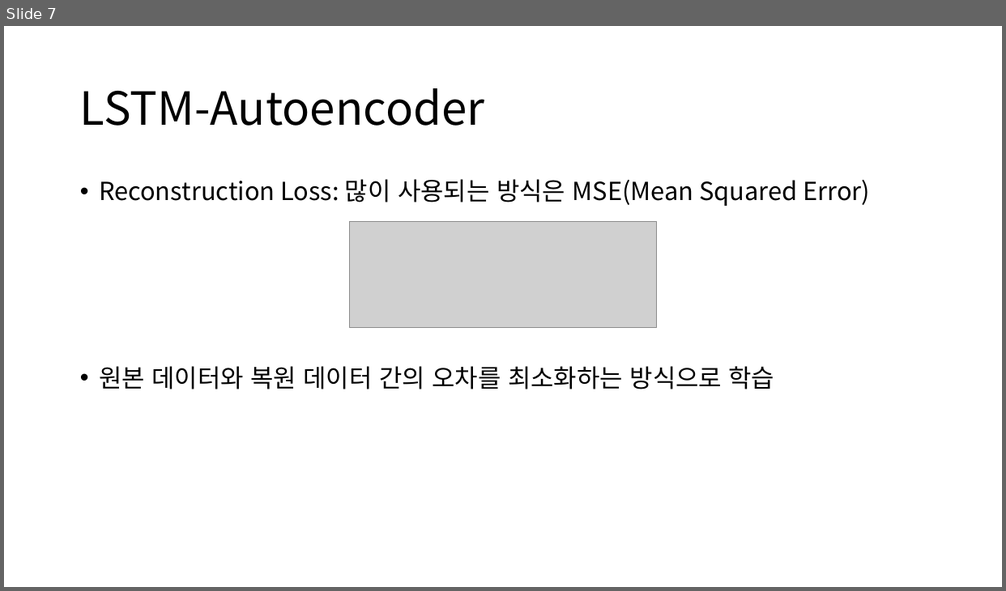
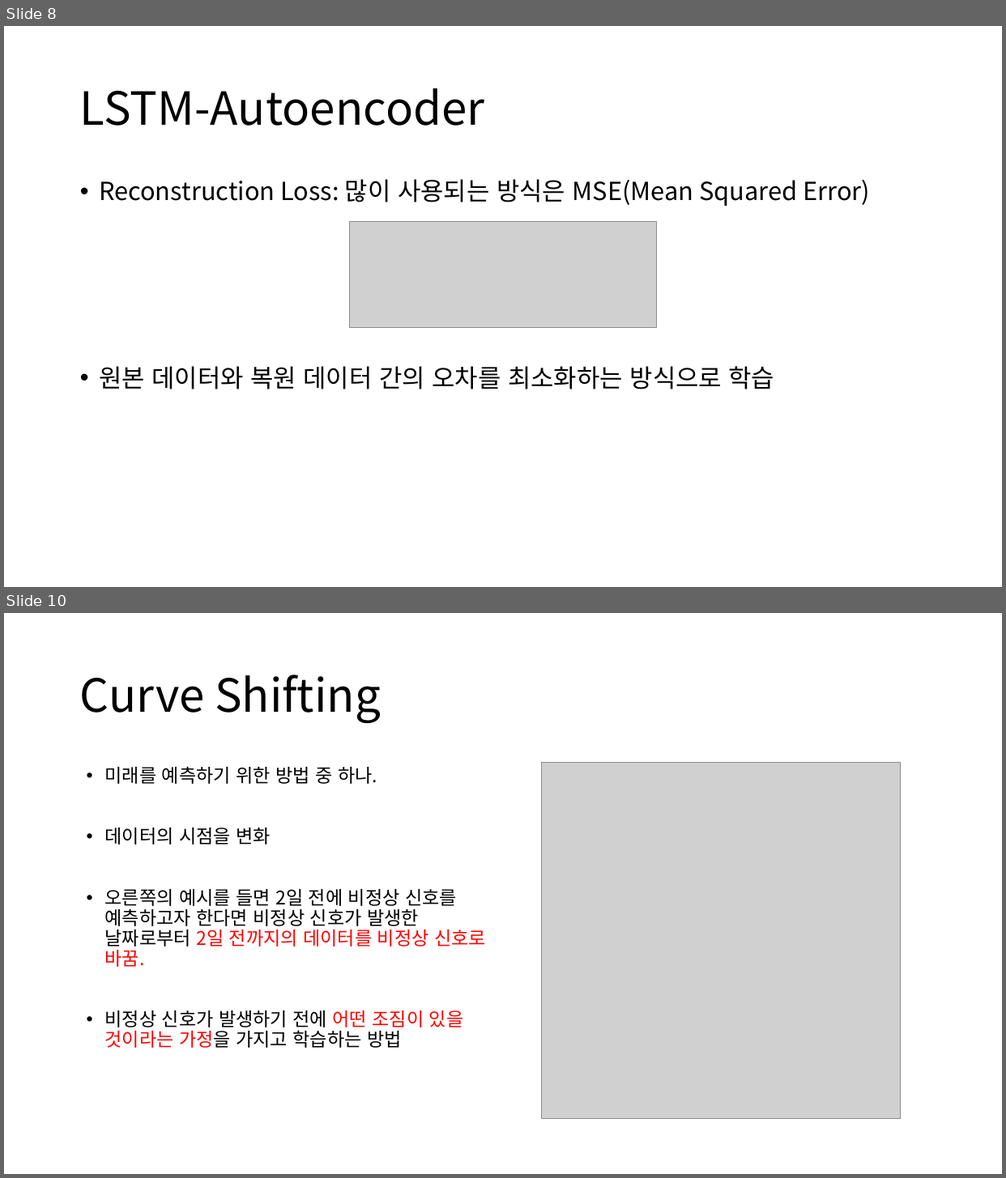
Before and after one commit to Noaplex/capstone, a slide deck: 캡스톤디자인 3주차.pptx. Shown one above the other, each under a label of ours: slide 7 before the commit, slides 8 and 10 after it; the slides between them are not shown. The pictures are 1006x591 and 1006x1178 pixels, drawn with LibreOffice and Linux fonts; fonts in the diff are those of the drawing; grey boxes stand for pictures. Boxes give left, top, right and bottom in pixels: in the first picture for what was removed or moved away, otherwise in the second. Text is boxed around its words. In the diff, an @@ line names an element or a change of style, - is before the commit and + after.

```diff
--- a/캡스톤디자인 3주차.pptx
+++ b/캡스톤디자인 3주차.pptx
@@ slide 10 added at [4, 613, 1002, 1174], background #FFFFFF @@
@@ title added at [80, 675, 381, 723], 44 pt, text #000000 @@
+Curve Shifting
@@ text added at [105, 767, 486, 1048], 18 pt, text #000000 @@
+• 미래를 예측하기 위한 방법 중 하나.
+• 데이터의 시점을 변화
+• 오른쪽의 예시를 들면 2일 전에 비정상 신호를 예측하고자 한다면 비정상 신호가 발생한 날짜로부터 2일 전까지의 데이터를 비정상 신호로 바꿈.
+• 비정상 신호가 발생하기 전에 어떤 조짐이 있을 것이라는 가정을 가지고 학습하는 방법
@@ picture added at [543, 763, 901, 1119] @@
@@ what was slide 7 is now slide 8 @@
```
Also in this commit, not shown: 3 slides changed, 6 other slides added.
